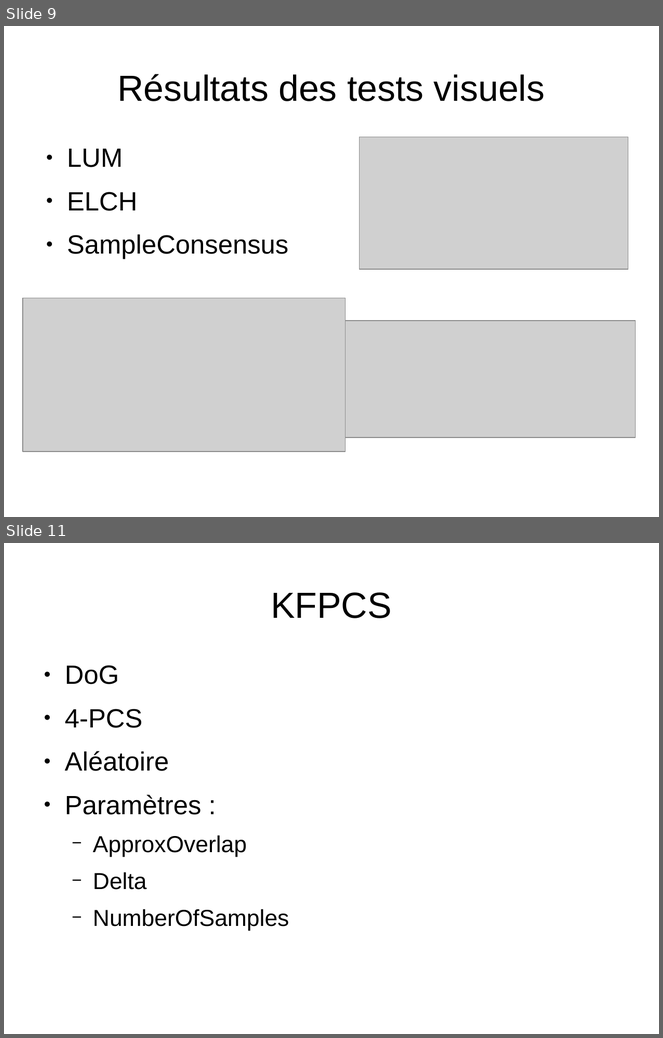
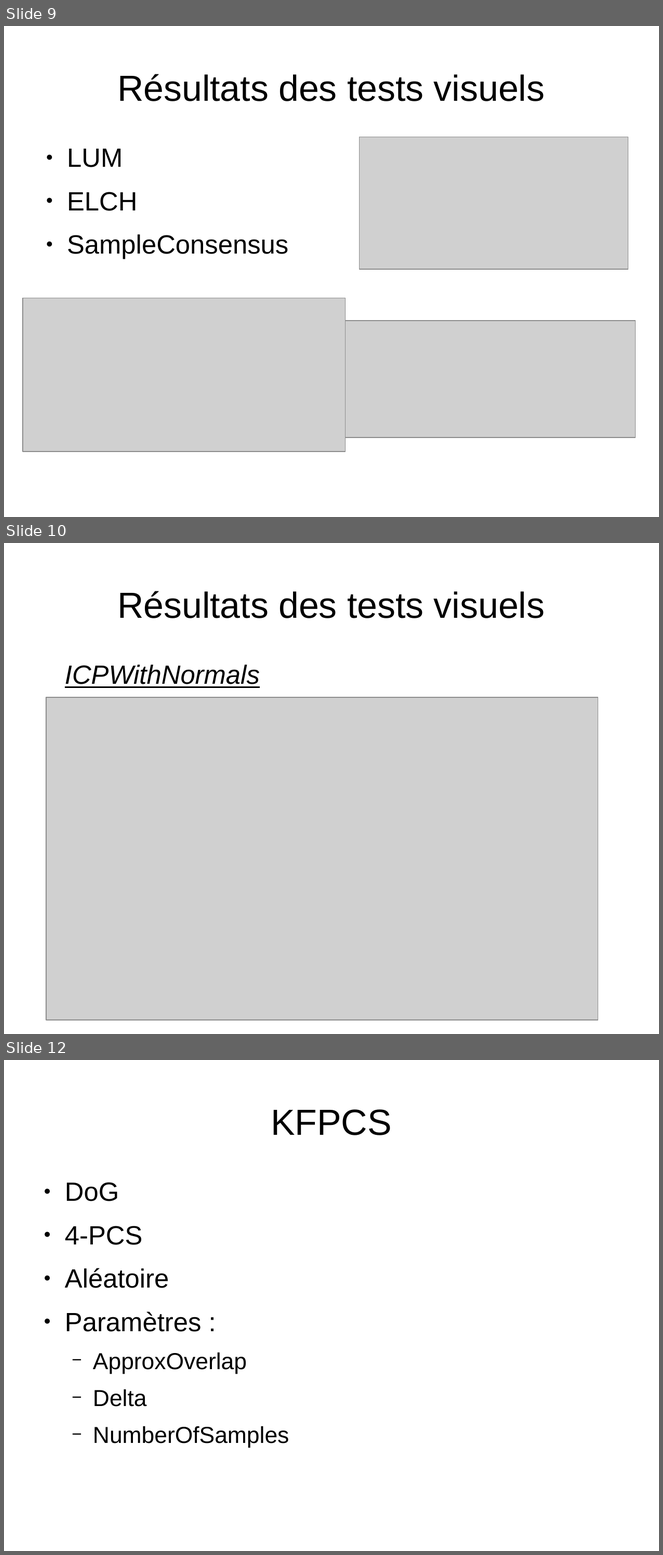
Before and after one commit to MABILYJohan/TER_Recalage_multi_points, a slide deck: Rapports et diapos/Diapositive_TER.odp. Shown one above the other, each under a label of ours: slides 9 and 11 before the commit, slides 9, 10 and 12 after it; the slides between them are not shown. The pictures are 663x1038 and 663x1555 pixels, drawn with LibreOffice and Linux fonts; fonts in the diff are those of the drawing; grey boxes stand for pictures. Boxes give left, top, right and bottom in pixels: in the first picture for what was removed or moved away, otherwise in the second. Text is boxed around its words. In the diff, an @@ line names an element or a change of style, - is before the commit and + after.

```diff
--- a/Rapports et diapos/Diapositive_TER.odp
+++ b/Rapports et diapos/Diapositive_TER.odp
@@ slide 10 added at (4, 543, 659, 1034), background #FFFFFF @@
@@ title added at (117, 591, 545, 618), 44 pt, text #000000 @@
+Résultats des tests visuels
@@ text added at (65, 665, 260, 688), 32 pt, text #000000, italic, underline @@
+ICPWithNormals
@@ picture added at (46, 697, 598, 1020) @@
@@ what was slide 11 is now slide 12 @@
```
Also in this commit, not shown: 2 slides changed.
